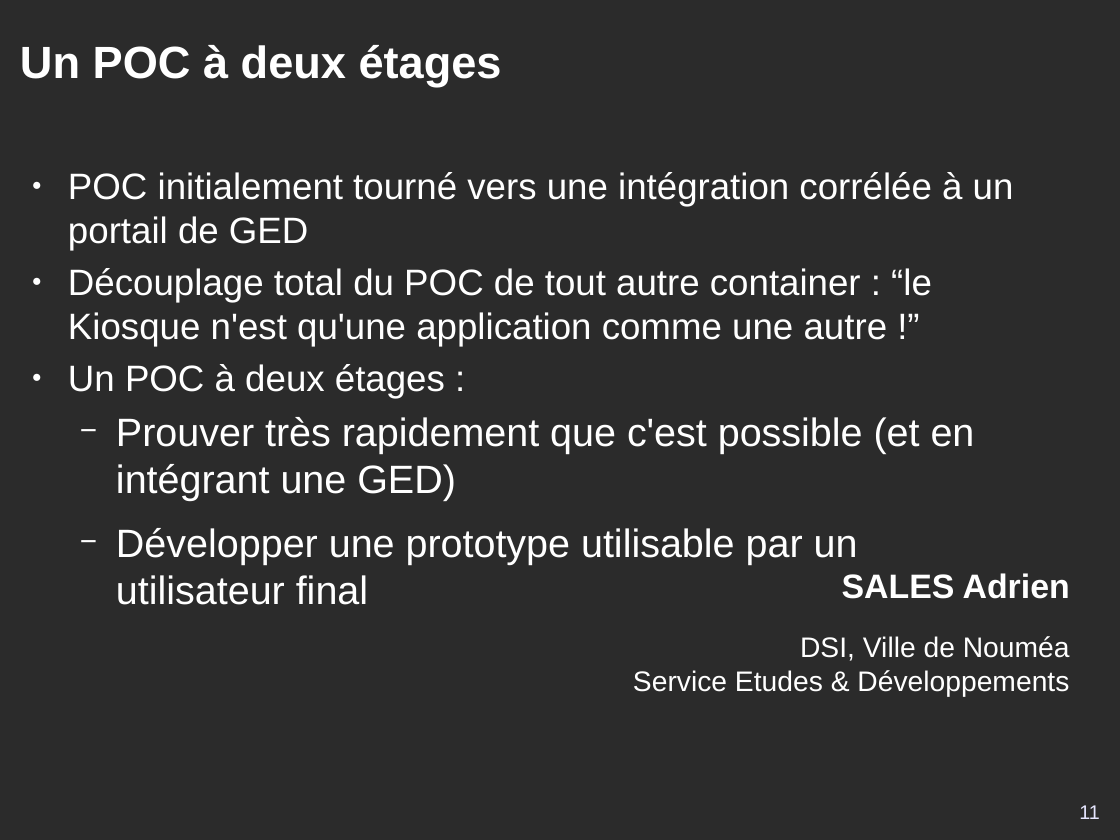
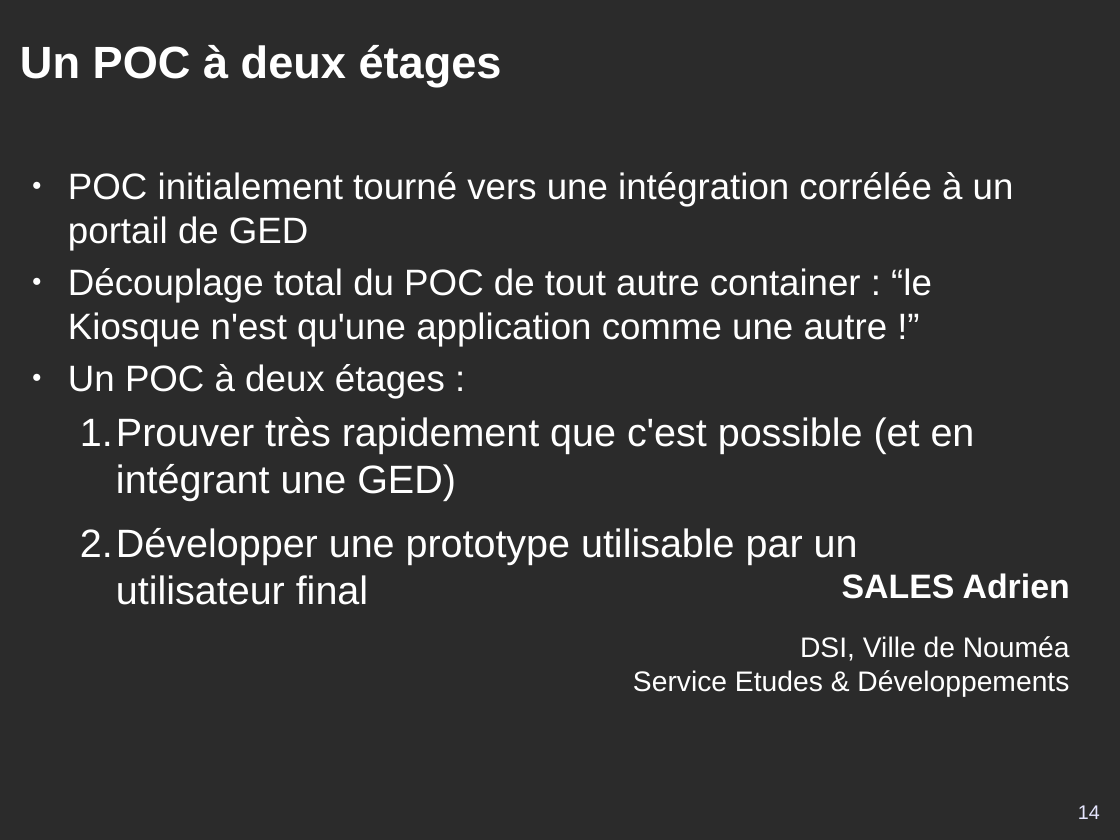
Before and after one commit to DSI-Ville-Noumea/sirh-kiosque-j2ee-old, a slide deck: slide 14 of src/site/resources/Kiosque_RH_J2EE_11021.odp (slide 11 before the commit). Drawn at 1120x840 pixels with LibreOffice and Linux fonts; fonts in the diff are those of the drawing; background and template pictures are left out; a plain dark background stands for a picture behind light text. Boxes give left, top, right and bottom in pixels: in the first picture for what was removed or moved away, otherwise in the second. Text is boxed around its words. In the diff, an @@ line names an element or a change of style, - is before the commit and + after.

Commit message:
Ajout des screenshots du prototype et enrichissment/retaillage de slides, cf #11021.

```diff
--- a/src/site/resources/Kiosque_RH_J2EE_11021.odp
+++ b/src/site/resources/Kiosque_RH_J2EE_11021.odp
@@ text at (80, 417, 975, 605): bullet − to 1. @@
@@ page number at (1078, 805, 1100, 819): text changed @@
-11
+14
```
Also in this commit, not shown: 9 other slides changed, 14 slides added.
